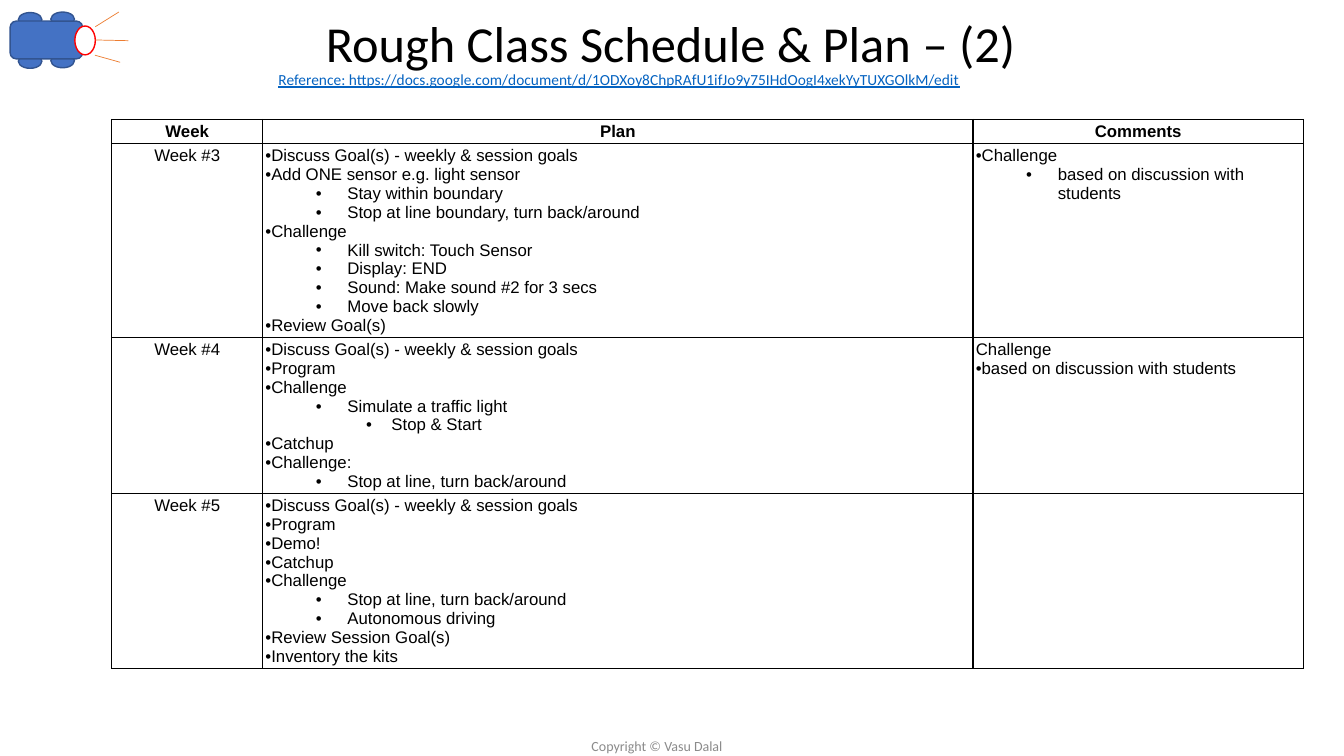
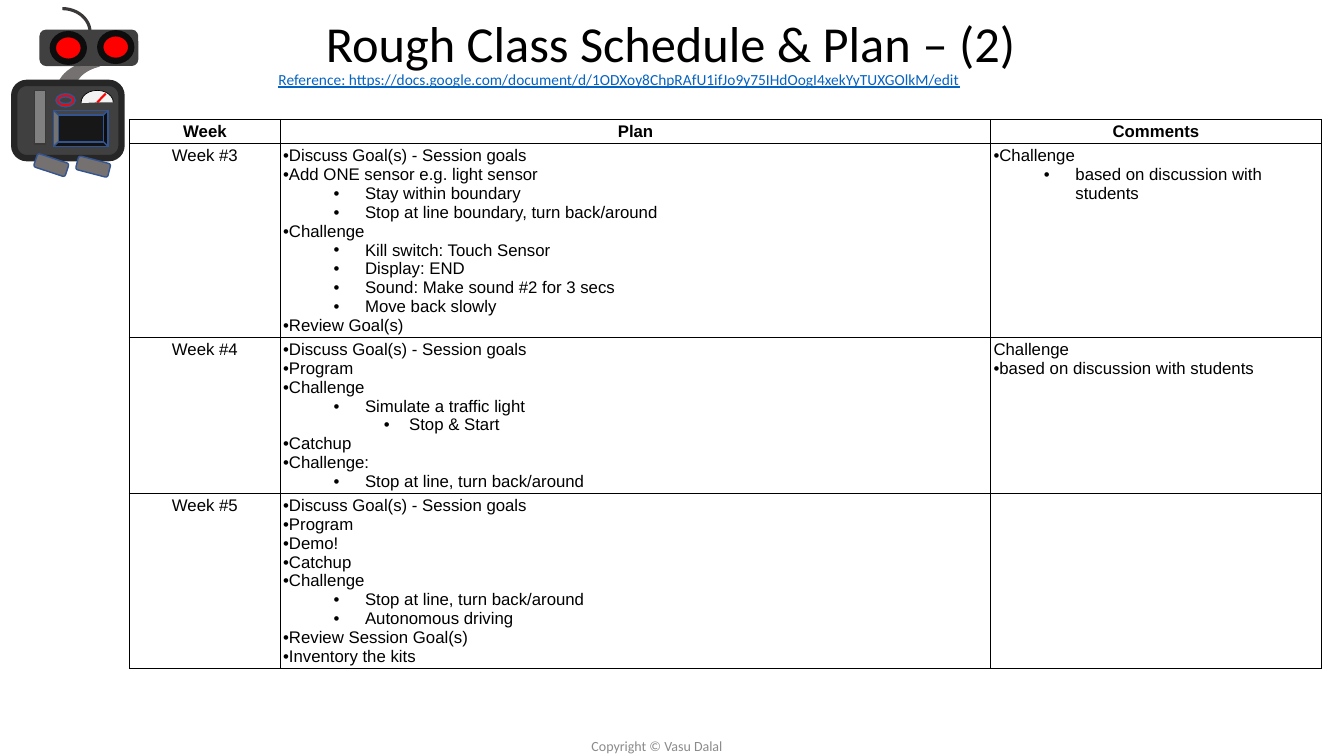
Before and after one commit to vdalal/lego-ev3, a slide deck: slide 4 of Introduction to Lego EV3-v0.2.pptx. Drawn at 1344x756 pixels with LibreOffice and Linux fonts; fonts in the diff are those of the drawing. Boxes give left, top, right and bottom in pixels: in the first picture for what was removed or moved away, otherwise in the second. Text is boxed around its words. In the diff, an @@ line names an element or a change of style, - is before the commit and + after.

Commit message:
Updated 'demo day' program

```diff
--- a/Introduction to Lego EV3-v0.2.pptx
+++ b/Introduction to Lego EV3-v0.2.pptx
@@ rounded rectangle: place and size @@
-rounded rectangle at [10,21,83,59]
+rounded rectangle at [40,30,138,66]
@@ rounded rectangle at [40,30,138,66]: fill #4472C4 to #404040; outline #325491 1 pt to #404040 1 pt @@
@@ ellipse: place and size @@
-ellipse at [75,26,95,55]
+ellipse at [52,34,84,62]
@@ ellipse at [52,34,84,62]: fill #FFFFFF to #FF0000; outline #FF0000 1 pt to #0D0D0D 4.5 pt @@
@@ group removed at [18,12,128,69]: 3 ellipses, 3 lines @@
@@ ellipse: place and size @@
-ellipse at [50,53,74,68]
+ellipse at [100,33,131,60]
@@ ellipse at [100,33,131,60]: fill #4472C4 to #FF0000; outline #325491 1 pt to #0D0D0D 4.5 pt @@
@@ table at [129,120,1322,707] @@
-row 2, column 2: Discuss Goal(s) - weekly & session goals / Add ONE sensor e.g. light sensor / Stay within boundary / Stop at line boundary, turn back/around / Challenge / Kill switch: Touch Sensor / Display: END / Sound: Make sound #2 for 3 secs / Move back slowly / Review Goal(s)
+row 2, column 2: Discuss Goal(s) - Session goals / Add ONE sensor e.g. light sensor / Stay within boundary / Stop at line boundary, turn back/around / Challenge / Kill switch: Touch Sensor / Display: END / Sound: Make sound #2 for 3 secs / Move back slowly / Review Goal(s)
-row 3, column 2: Discuss Goal(s) - weekly & session goals / Program / Challenge / Simulate a traffic light / Stop & Start / Catchup / Challenge: / Stop at line, turn back/around
+row 3, column 2: Discuss Goal(s) - Session goals / Program / Challenge / Simulate a traffic light / Stop & Start / Catchup / Challenge: / Stop at line, turn back/around
-row 4, column 2: Discuss Goal(s) - weekly & session goals / Program / Demo! / Catchup / Challenge / Stop at line, turn back/around / Autonomous driving / Review Session Goal(s) / Inventory the kits
+row 4, column 2: Discuss Goal(s) - Session goals / Program / Demo! / Catchup / Challenge / Stop at line, turn back/around / Autonomous driving / Review Session Goal(s) / Inventory the kits
@@ table: place and size @@
-table at [112,120,1305,707]
+table at [129,120,1322,707]
@@ group added at [14,9,138,177]: 6 arc (boxed as its full ellipse)s, 3 rounded rectangles, 1 line, 1 rectangle, 1 bevel, 1 donut @@
```
Also in this commit, not shown: 21 other slides changed, 1 slide removed.
